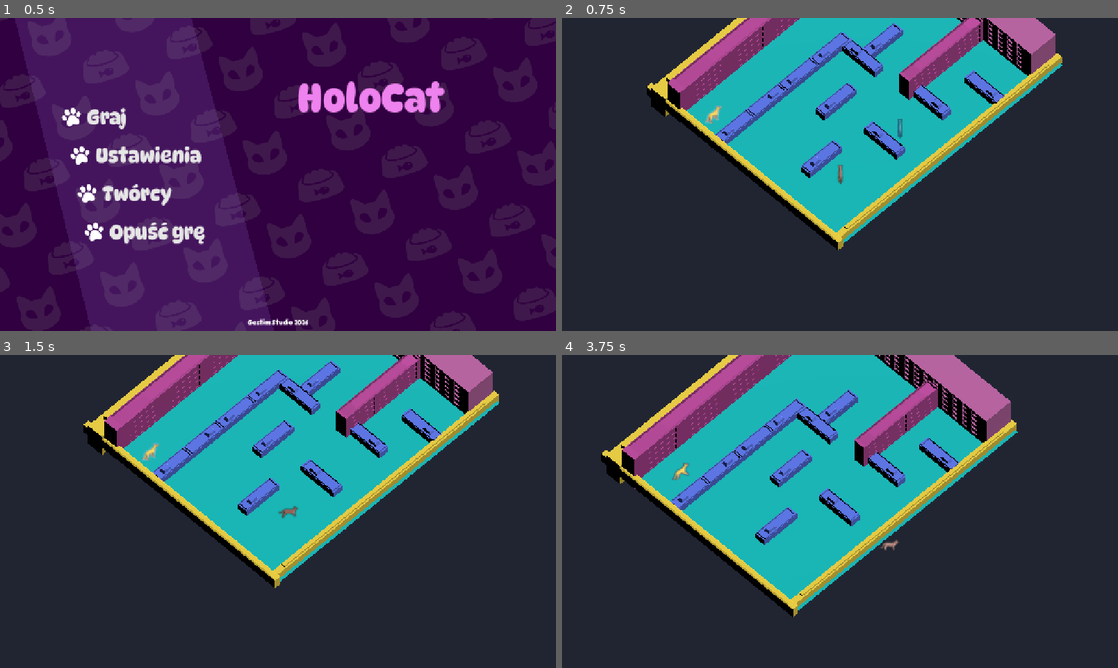
Above: before the commit, frames 1-4 (two rows, left to right).
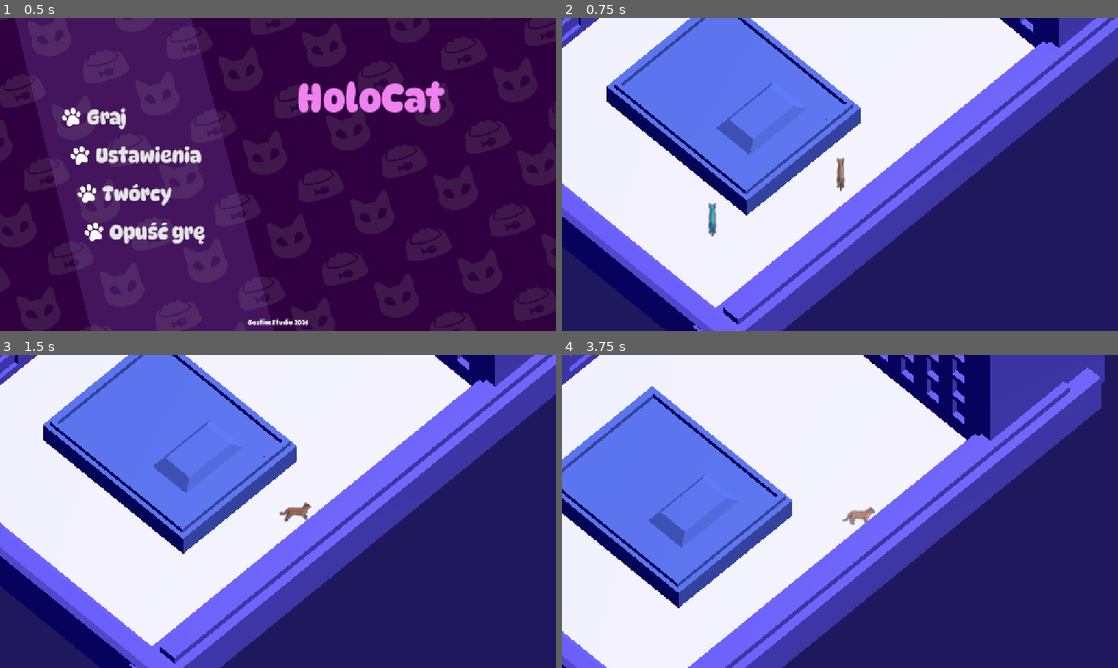
Above: after the commit, the same moments.

Repository: WeronikaKowalkowska/dnsgamejam
Game: Godot game, scene res://scenes/menu.tscn
The game is run twice, just before and just after one commit, with the same random seed, the same clock (stepped at 60 frames per second) and the same inputs.
Inputs (mouse positions are in pixels of both pictures, inside the frame that each line leads up to):
- Up to frame 1 (0.5 s): no input
- Up to frame 2 (0.75 s): click "Graj" at 0.5 s
- Up to frame 3 (1.5 s): tap Enter (ui_accept) at 1.25 s; move the mouse to (400, 495) at 1.27 s; hold D (move_right) from 1.28 s (still down); tap E at 1.35 s; click (400, 495) at 1.42 s
- Up to frame 4 (3.75 s): tap Enter (ui_accept) at 1.52 s; release D (move_right) at 2 s; drag from (728, 527) to (812, 574) at 2.02 s; move the mouse to (895, 442) at 2.77 s; hold D (move_right) 2.78-3.5 s; tap E at 2.85 s; drag from (812, 574) to (673, 464) at 3.52 s

Frame 1 is identical in both runs. In frame 2, 99% of the frame differs, in the area x 0-100%, y 0-100%; in frame 3, 99%; in frame 4, 100%.

Commit message:
corrected scene order

Diff:
--- a/scenes/main.gd
+++ b/scenes/main.gd
@@ -13,7 +13,9 @@
 
 func _on_body_entered(body: Node3D) -> void:
 	if body is CharacterBody3D:
-		get_tree().call_deferred("change_scene_to_file", Scenes.MENU_FILE)
+		#get_tree().call_deferred("change_scene_to_file", Scenes.MENU_FILE)
+		get_tree().change_scene_to_file("res://scenes/tutorialScena.tscn")
+
 
 func play_gameplay_music() -> void:
 	await get_tree().create_timer(1).timeout
--- a/scenes/menu.gd
+++ b/scenes/menu.gd
@@ -22,7 +22,7 @@
 
 	play_btn.pressed.connect(func():
 		Audio.stop_music()
-		get_tree().change_scene_to_file("res://scenes/tutorialScena.tscn")
+		get_tree().change_scene_to_file("res://scenes/main.tscn")
 		)
 
 	Utils.all_buttons[play_btn] = play_btn
--- a/scenes/tutorialScena.tscn
+++ b/scenes/tutorialScena.tscn
@@ -90,6 +90,7 @@
 [ext_resource type="Texture2D" uid="uid://cen888jee21" path="res://assets/sprites/normal_cat/dash/normal_cat_dash_w4.png" id="82_f76vr"]
 [ext_resource type="Texture2D" uid="uid://cvmwnc3sortal" path="res://assets/sprites/normal_cat/idle/normal_cat_idle_e.png" id="83_7qukw"]
 [ext_resource type="Texture2D" uid="uid://hlum8j4hmvq2" path="res://assets/sprites/normal_cat/idle/normal_cat_idle_w.png" id="90_xf0gy"]
+[ext_resource type="PackedScene" uid="uid://deqe8ykh2k5ii" path="res://assets/models/MichaZZarciem.fbx" id="91_8cgj6"]
 
 [sub_resource type="BoxShape3D" id="BoxShape3D_wddr1"]
 size = Vector3(0.68011475, 1, 0.8000488)
@@ -522,6 +523,10 @@
 "tilts": PackedFloat32Array(0, 0, 0, 0, 0, 0)
 }
 point_count = 6
+
+[sub_resource type="CylinderShape3D" id="CylinderShape3D_xhv06"]
+height = 0.24719238
+radius = 0.25
 
 [node name="Tutorial" type="Node3D" unique_id=1731204749]
 
@@ -669,3 +674,15 @@
 [node name="Path3D" type="Path3D" parent="." unique_id=156684528]
 transform = Transform3D(1, 0, 0, 0, 1, 0, 0, 0, 1, -7.2093697, 0, -6.1942897)
 curve = SubResource("Curve3D_tr6gx")
+
+[node name="Micha" parent="." unique_id=111147647 instance=ExtResource("91_8cgj6")]
+transform = Transform3D(3, 0, 0, 0, 3, 0, 0, 0, 3, -1.1371305, -1.5074387, -10.034291)
+
+[node name="MichaArea" type="Area3D" parent="Micha" unique_id=332590575]
+collision_layer = 512
+collision_mask = 2048
+monitorable = false
+
+[node name="CollisionShape3D" type="CollisionShape3D" parent="Micha/MichaArea" unique_id=1135939090]
+transform = Transform3D(1, 0, 0, 0, 1, 0, 0, 0, 1, 0, 0.123107895, 0)
+shape = SubResource("CylinderShape3D_xhv06")
